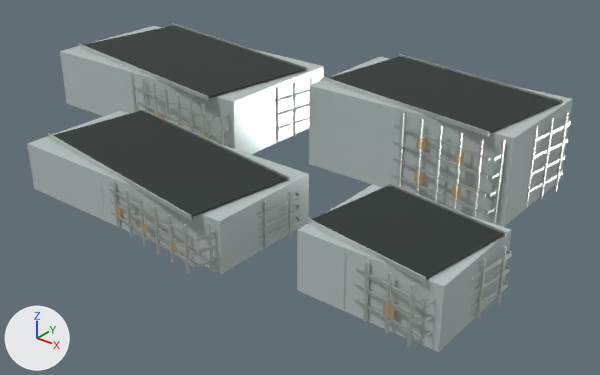
A saved change to the Blender file landmarks/assets/mixc.blend.
The view is the same before and after, from a 50 mm camera at (150.0, -188.0, 113.0) aimed at (0.0, -1.0, -3.0). Lighting does not change. The marker at lower left points along +X, +Y and +Z. The older version comes first.

The scene before the commit, as lines of its bpy script (objects in view):
```python
ob_envelope = bpy.data.objects.new('envelope', me_envelope)
ob_envelope.location = (0.0, 0.0, 0.0)
ob_fins = bpy.data.objects.new('fins', me_fins)
ob_fins.location = (0.0, 0.0, 0.0)
ob_floor_bands = bpy.data.objects.new('floor_bands', me_floor_bands)
ob_floor_bands.location = (0.0, 0.0, 0.0)
ob_parapet = bpy.data.objects.new('parapet', me_parapet)
ob_parapet.location = (0.0, 0.0, 0.0)
ob_roof_deck = bpy.data.objects.new('roof_deck', me_roof_deck)
ob_roof_deck.location = (0.0, 0.0, 0.0)
```
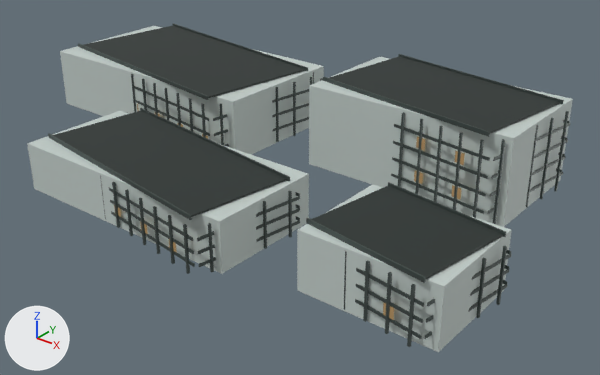
Boxes [x1, y1, x2, y2] around the edits, measured in the pictures (600 x 375 px):
'envelope', surface changed
    both: [30, 26, 573, 352]
'fins', recoloured, surface changed
    both: [52, 27, 569, 347]
'floor_bands', recoloured, surface changed
    both: [109, 86, 571, 339]
'parapet', recoloured, surface changed
    both: [48, 23, 564, 283]

What the commit changed:
In material 'glass' (mat_glass), metallic goes from 0.22 to 0.04.
In material 'glass' (mat_glass), roughness goes from 0.16 to 0.58.
Material 'metal' (mat_metal) changes colour from light grey #d5ddd6 to dark grey #4a5552; in linear values from (0.665, 0.723, 0.672) to (0.0685, 0.0908, 0.0844).
In material 'metal' (mat_metal), roughness goes from 0.28 to 0.48.
